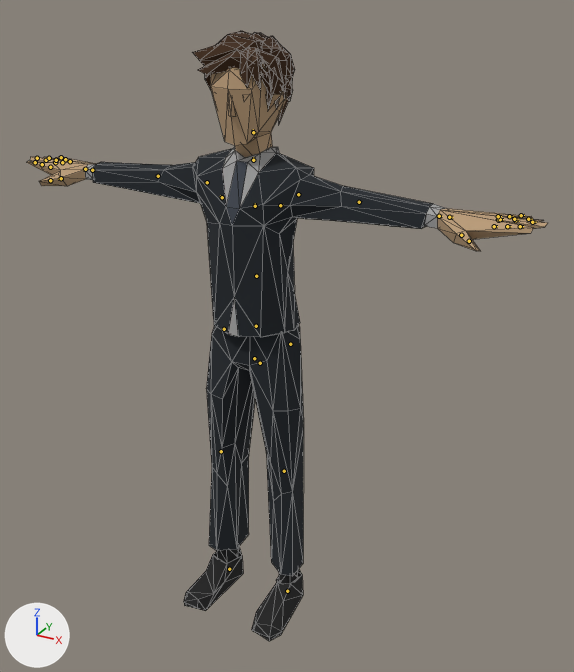
The glTF model apps/arcade/public/models/people/suit.glb as it was, and as the next commit left it.
Both versions are drawn from a camera (50 mm lens) standing at (1.177, -1.99, 1.962) and looking at (0.083, 0.0, 0.967). The axes (+X, +Y, +Z) are drawn at lower left. The lights are the same throughout. The picture after the commit comes second. The bones that change, and the others that lie on the model, are drawn over the model as lines. Mesh edges are drawn as thin lines.

The first picture shows 'Suit_Legs'.
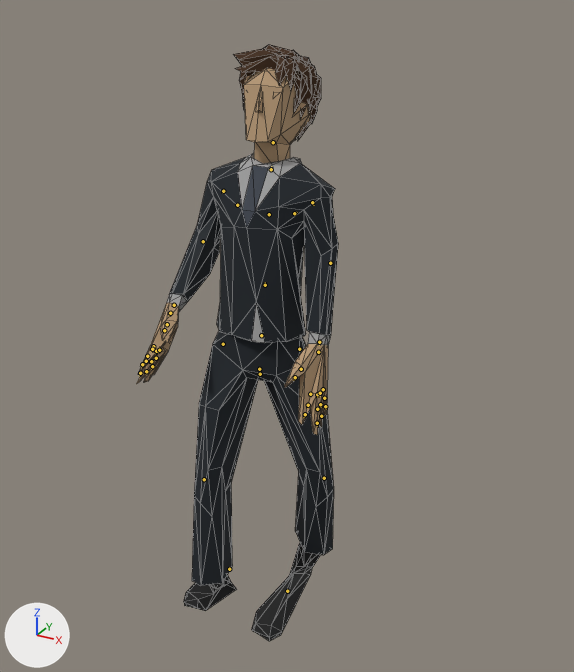
The newer file adds an action. The first version stands in its rest pose; the second is drawn at frame 7 of the action 'HitRecieve_2'.

Boxes [x1, y1, x2, y2] around the edits, measured in the pictures (574 x 672 px):
```json
{"object": "Suit_Legs", "change": "posed", "before": [26, 31, 548, 641], "after": [136, 45, 338, 641], "on screen": "61% narrower"}
{"bone": "Body", "before": "(260, 363) to (260, 360)", "after": "(260, 374) to (260, 371)"}
{"bone": "Torso", "before": "(256, 276) to (256, 273)", "after": "(265, 285) to (265, 282)"}
{"bone": "Head", "before": "(253, 132) to (253, 129)", "after": "(273, 142) to (273, 140)"}
{"bone": "UpperArm.L", "before": "(298, 194) to (301, 195)", "after": "(312, 202) to (313, 205)"}
{"bone": "LowerArm.L", "before": "(359, 202) to (361, 202)", "after": "(330, 263) to (330, 265)"}
{"bone": "Index2.L", "before": "(494, 226) to (497, 226)", "after": "(310, 394) to (310, 396)"}
{"bone": "Index3.L", "before": "(507, 226) to (511, 226)", "after": "(308, 405) to (307, 408)"}
{"bone": "Thumb3.L", "before": "(469, 241) to (471, 242)", "after": "(295, 377) to (293, 380)"}
{"bone": "UpperArm.R", "before": "(207, 182) to (204, 182)", "after": "(223, 191) to (222, 193)"}
{"bone": "LowerArm.R", "before": "(158, 176) to (155, 176)", "after": "(203, 241) to (202, 243)"}
{"bone": "Thumb3.R", "before": "(50, 180) to (48, 181)", "after": "(164, 330) to (164, 332)"}
{"bone": "UpperLeg.L", "before": "(290, 344) to (290, 345)", "after": "(299, 349) to (300, 350)"}
{"bone": "LowerLeg.L", "before": "(284, 471) to (284, 472)", "after": "(324, 478) to (324, 478)"}
{"bone": "UpperLeg.R", "before": "(224, 329) to (224, 330)", "after": "(223, 344) to (223, 345)"}
{"bone": "LowerLeg.R", "before": "(221, 451) to (221, 453)", "after": "(204, 479) to (204, 481)"}
```

Scene script edits in JSON lines:
```json
{"block": "bone_body", "where": "bone_body = bpy.data.objects['CharacterArmature'].pose.bones['Body']  # child of 'Root'"}
{"op": "set", "path": "bone_body.location", "old": "(0.0, 0.0, 0.0)", "new": "(0.0, -0.00039, 1e-05)"}
{"op": "set", "path": "bone_body.rotation_quaternion", "old": "(1.0, 0.0, 0.0, 0.0)", "new": "(0.97, -0.065, 0.235, -0.016)", "note": "degrees (0, 0, 0) -> degrees (-9, 27, -4)"}
{"block": "bone_torso", "where": "bone_torso = bpy.data.objects['CharacterArmature'].pose.bones['Torso']  # child of 'Abdomen'"}
{"op": "set", "path": "bone_torso.rotation_quaternion", "old": "(1.0, 0.0, 0.0, 0.0)", "new": "(0.971, -0.008, -0.238, 0.002)", "note": "degrees (0, 0, 0) -> degrees (-1, -28, 1)"}
{"block": "bone_head", "where": "bone_head = bpy.data.objects['CharacterArmature'].pose.bones['Head']  # child of 'Neck'"}
{"op": "set", "path": "bone_head.rotation_quaternion", "old": "(1.0, 0.0, 0.0, 0.0)", "new": "(0.992, -0.126, 0.0, 0.001)", "note": "degrees (0, 0, 0) -> degrees (-14, 0, 0)"}
{"block": "bone_upperarm_l", "where": "bone_upperarm_l = bpy.data.objects['CharacterArmature'].pose.bones['UpperArm.L']  # child of 'Shoulder.L'"}
{"op": "set", "path": "bone_upperarm_l.rotation_quaternion", "old": "(1.0, 0.0, 0.0, 0.0)", "new": "(-0.82, 0.57, -0.05, -0.037)", "note": "degrees (0, 0, 0) -> degrees (-70, 7, 0)"}
{"block": "bone_lowerarm_l", "where": "bone_lowerarm_l = bpy.data.objects['CharacterArmature'].pose.bones['LowerArm.L']  # child of 'UpperArm.L'"}
{"op": "set", "path": "bone_lowerarm_l.rotation_quaternion", "old": "(1.0, 0.0, 0.0, 0.0)", "new": "(0.976, -0.117, -0.048, -0.174)", "note": "degrees (0, 0, 0) -> degrees (-12, -8, -19)"}
{"block": "bone_index2_l", "where": "bone_index2_l = bpy.data.objects['CharacterArmature'].pose.bones['Index2.L']  # child of 'Index1.L'"}
{"op": "set", "path": "bone_index2_l.rotation_quaternion", "old": "(1.0, 0.0, 0.0, 0.0)", "new": "(0.992, -0.122, 0.016, 0.001)", "note": "degrees (0, 0, 0) -> degrees (-14, 2, 0)"}
{"block": "bone_index3_l", "where": "bone_index3_l = bpy.data.objects['CharacterArmature'].pose.bones['Index3.L']  # child of 'Index2.L'"}
{"op": "set", "path": "bone_index3_l.rotation_quaternion", "old": "(1.0, 0.0, 0.0, 0.0)", "new": "(0.998, -0.064, 0.015, 0.008)", "note": "degrees (0, 0, 0) -> degrees (-7, 2, 1)"}
{"block": "bone_thumb3_l", "where": "bone_thumb3_l = bpy.data.objects['CharacterArmature'].pose.bones['Thumb3.L']  # child of 'Thumb2.L'"}
{"op": "set", "path": "bone_thumb3_l.rotation_quaternion", "old": "(1.0, 0.0, 0.0, 0.0)", "new": "(0.992, -0.113, -0.029, 0.056)", "note": "degrees (0, 0, 0) -> degrees (-13, -3, 7)"}
{"block": "bone_upperarm_r", "where": "bone_upperarm_r = bpy.data.objects['CharacterArmature'].pose.bones['UpperArm.R']  # child of 'Shoulder.R'"}
{"op": "set", "path": "bone_upperarm_r.rotation_quaternion", "old": "(1.0, 0.0, 0.0, 0.0)", "new": "(0.832, -0.543, 0.083, -0.073)", "note": "degrees (0, 0, 0) -> degrees (-67, 3, -12)"}
{"block": "bone_lowerarm_r", "where": "bone_lowerarm_r = bpy.data.objects['CharacterArmature'].pose.bones['LowerArm.R']  # child of 'UpperArm.R'"}
{"op": "set", "path": "bone_lowerarm_r.rotation_quaternion", "old": "(1.0, 0.0, 0.0, 0.0)", "new": "(0.911, -0.215, -0.168, 0.309)", "note": "degrees (0, 0, 0) -> degrees (-30, -10, 40)"}
{"block": "bone_thumb3_r", "where": "bone_thumb3_r = bpy.data.objects['CharacterArmature'].pose.bones['Thumb3.R']  # child of 'Thumb2.R'"}
{"op": "set", "path": "bone_thumb3_r.rotation_quaternion", "old": "(1.0, 0.0, 0.0, 0.0)", "new": "(0.992, -0.113, 0.029, -0.056)", "note": "degrees (0, 0, 0) -> degrees (-13, 3, -7)"}
{"block": "bone_upperleg_l", "where": "bone_upperleg_l = bpy.data.objects['CharacterArmature'].pose.bones['UpperLeg.L']  # child of 'Body'"}
{"op": "set", "path": "bone_upperleg_l.rotation_quaternion", "old": "(1.0, 0.0, 0.0, 0.0)", "new": "(-0.973, 0.123, 0.192, -0.03)", "note": "degrees (0, 0, 0) -> degrees (-16, -21, 7)"}
{"block": "bone_lowerleg_l", "where": "bone_lowerleg_l = bpy.data.objects['CharacterArmature'].pose.bones['LowerLeg.L']  # child of 'UpperLeg.L'"}
{"op": "set", "path": "bone_lowerleg_l.rotation_quaternion", "old": "(1.0, 0.0, 0.0, 0.0)", "new": "(0.971, 0.239, 0.0, 0.0)", "note": "degrees (0, 0, 0) -> degrees (28, 0, 0)"}
{"block": "bone_upperleg_r", "where": "bone_upperleg_r = bpy.data.objects['CharacterArmature'].pose.bones['UpperLeg.R']  # child of 'Body'"}
{"op": "set", "path": "bone_upperleg_r.rotation_quaternion", "old": "(1.0, 0.0, 0.0, 0.0)", "new": "(0.979, -0.02, 0.18, -0.091)", "note": "degrees (0, 0, 0) -> degrees (-4, 20, -11)"}
{"block": "bone_lowerleg_r", "where": "bone_lowerleg_r = bpy.data.objects['CharacterArmature'].pose.bones['LowerLeg.R']  # child of 'UpperLeg.R'"}
{"op": "set", "path": "bone_lowerleg_r.rotation_quaternion", "old": "(1.0, 0.0, 0.0, 0.0)", "new": "(0.99, 0.142, 0.0, 0.0)", "note": "degrees (0, 0, 0) -> degrees (16, 0, 0)"}
```
